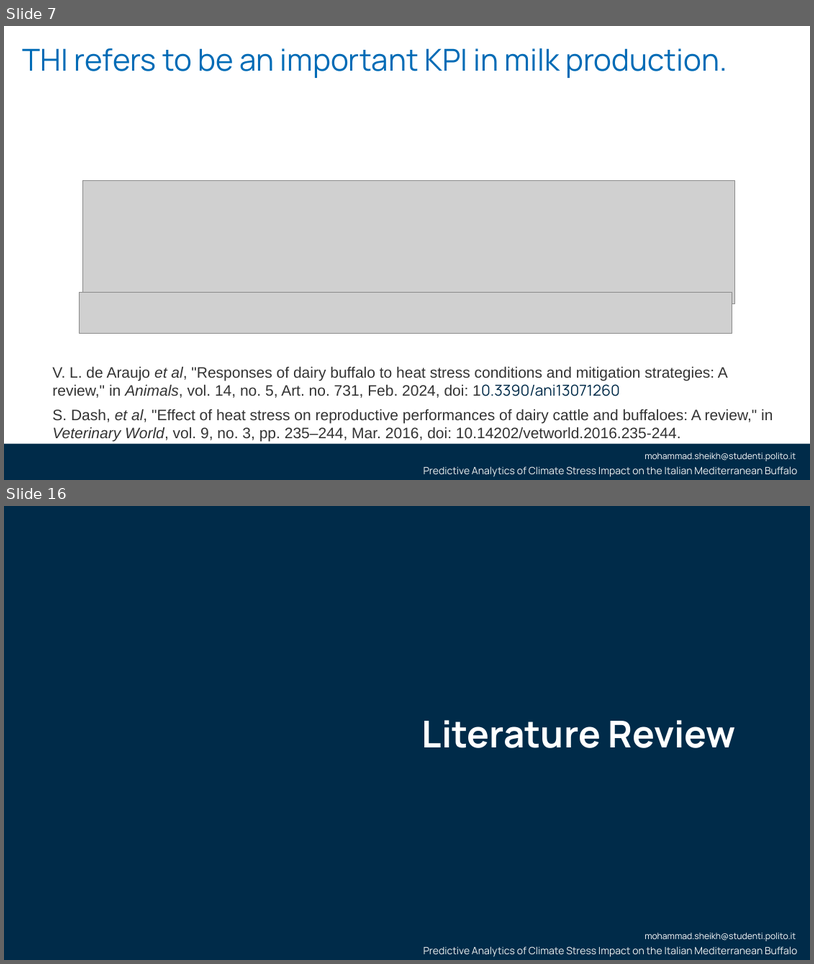
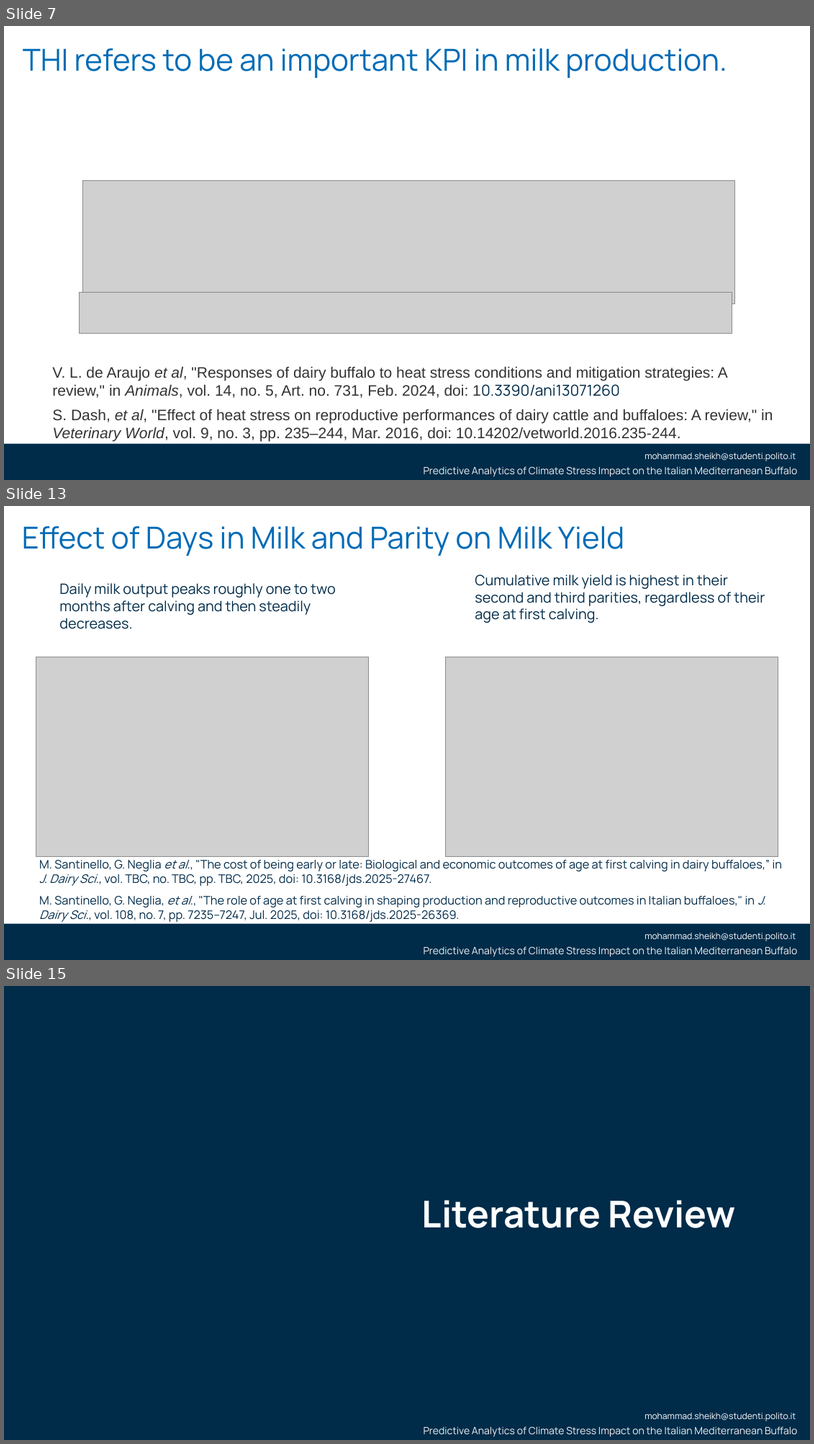
Before and after one commit to smsag99/Thesis, a slide deck: Presentation/thesisPresentation3.pptx. Shown one above the other, each under a label of ours: slides 7 and 16 before the commit, slides 7, 13 and 15 after it; the slides between them are not shown. The pictures are 814x964 and 814x1444 pixels, drawn with LibreOffice and Linux fonts; fonts in the diff are those of the drawing; grey boxes stand for pictures; background and template pictures are left out. Boxes give left, top, right and bottom in pixels: in the first picture for what was removed or moved away, otherwise in the second. Text is boxed around its words. In the diff, an @@ line names an element or a change of style, - is before the commit and + after.

Commit message:
daily update

```diff
--- a/Presentation/thesisPresentation3.pptx
+++ b/Presentation/thesisPresentation3.pptx
@@ slide 13 added at [4, 506, 810, 960], background #FFFFFF; not listed: 3 template elements that a slide beside it also shows @@
@@ title added at [22, 526, 625, 556], 36 pt, text #006BB6 @@
+Effect of Days in Milk and Parity on Milk Yield
@@ text added at [59, 583, 336, 629], 17 pt, text #002B49 @@
+Daily milk output peaks roughly one to two months after calving and then steadily decreases.
@@ text added at [475, 574, 765, 623], 17 pt, text #002B49 @@
+Cumulative milk yield is highest in their second and third parities, regardless of their age at first calving.
@@ picture added at [36, 657, 369, 857] @@
@@ picture added at [446, 657, 779, 857] @@
@@ text added at [39, 860, 783, 885], 14 pt, text #002B49 @@
+M. Santinello, G. Neglia et al., "The cost of being early or late: Biological and economic outcomes of age at first calving in dairy buffaloes,” in J. Dairy Sci., vol. TBC, no. TBC, pp. TBC, 2025, doi: 10.3168/jds.2025-27467.
@@ text added at [39, 896, 766, 921], 14 pt, text #002B49 @@
+M. Santinello, G. Neglia, et al., "The role of age at first calving in shaping production and reproductive outcomes in Italian buffaloes," in J. Dairy Sci., vol. 108, no. 7, pp. 7235–7247, Jul. 2025, doi: 10.3168/jds.2025-26369.
@@ what was slide 16 is now slide 15 @@
```
Also in this commit, not shown: 10 slides changed, 3 other slides added, 5 slides removed, 3 other files.
